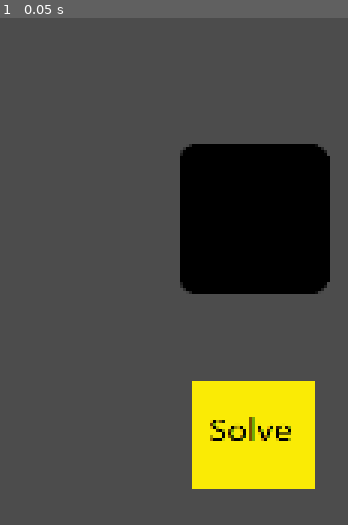
Above: before the commit, frame 1.
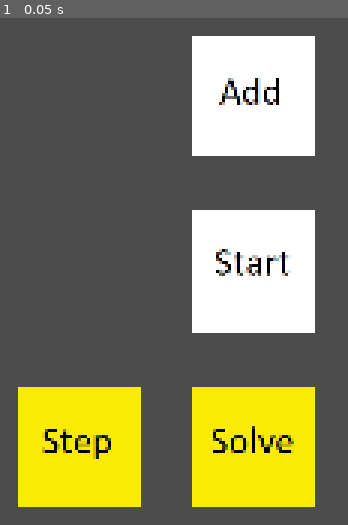
Above: after the commit, the same moment.

Repository: 8pins/Floyd-Warshall-Algorithm-by-godot
Game: Godot game, scene res://World.tscn
The game is run twice, just before and just after one commit, with the same random seed, the same clock (stepped at 60 frames per second) and the same inputs. The engine's default icon, where the game draws it, is replaced by a stand-in: a white triangle on a blue panel in a dark square.
Inputs:
- Up to frame 1 (0.05 s): no input

The runs differ from the first frame. In frame 1, 34% of the frame differs, in the area x 5-95%, y 3-97%.

Commit message:
add algorithm

Diff:
--- a/Floyd-Warshall/World.gd
+++ b/Floyd-Warshall/World.gd
@@ -4,6 +4,7 @@
 var graph_node = preload("res://NodeGraph.tscn")
 var current_nodeId = 0
 var MatrixPath = []
+var step_count = 0
 
 func _on_add_button_released():
 	var node = graph_node.instance()
@@ -16,12 +17,27 @@
 	get_node("graph_group").add_child(node)
 	pass # Replace with function body.
 
+func _on_start_button_released():
 
-func _on_start_button_released():
+#	thuc hien thuat toan
+	for step in range (MatrixPath.size()):
+		step_solve(step)
+	showMatrix()
+	return MatrixPath
+	pass # Replace with function body.
+
+func _on_step_buttom_released():
+	step_count +=1
+	step_solve(step_count)
+	if (step_count > MatrixPath.size()):
+		print("Stop")
+	pass # Replace with function body.
+
+func _on_start_released():
 	MatrixPath = create_2d_array($graph_group.get_child_count(), $graph_group.get_child_count())
-	var sizeMat = $graph_group.get_child_count()
-	for i in range(sizeMat):
-		for j in range(sizeMat):
+#	var sizeMat = $graph_group.get_child_count()
+	for i in range(MatrixPath.size()):
+		for j in range(MatrixPath.size()):
 			if i == j:
 				MatrixPath[i][j] = 0
 			else:
@@ -47,3 +63,12 @@
 func showMatrix():
 	for row in MatrixPath:
 		print(row)
+
+func step_solve(step):
+	for i in range (MatrixPath.size()):
+		for j in range (MatrixPath.size()):
+			if (MatrixPath[i][j] > MatrixPath[i][step] + MatrixPath[step][j]):
+				MatrixPath[i][j] = MatrixPath[i][step] + MatrixPath[step][j]
+	return MatrixPath
+#	dung chuong trinh khi step_count lon
+	pass
--- a/Floyd-Warshall/World.tscn
+++ b/Floyd-Warshall/World.tscn
@@ -1,32 +1,57 @@
-[gd_scene load_steps=5 format=2]
+[gd_scene load_steps=9 format=2]
 
-[ext_resource path="res://icon.png" type="Texture" id=1]
+[ext_resource path="res://assets/Add.png" type="Texture" id=1]
 [ext_resource path="res://World.gd" type="Script" id=2]
 [ext_resource path="res://assets/Solve.png" type="Texture" id=3]
+[ext_resource path="res://assets/Start.png" type="Texture" id=4]
+[ext_resource path="res://assets/Step.png" type="Texture" id=5]
+
+[sub_resource type="AnimatedTexture" id=2]
 
 [sub_resource type="AnimatedTexture" id=1]
+
+[sub_resource type="AnimatedTexture" id=3]
 
 [node name="World" type="Node2D"]
 script = ExtResource( 2 )
 
 [node name="add_button" type="TouchScreenButton" parent="."]
-modulate = Color( 0, 0, 0, 1 )
-position = Vector2( 933.936, 421.887 )
+position = Vector2( 940, 375 )
+scale = Vector2( 0.35, 0.35 )
 normal = ExtResource( 1 )
-pressed = ExtResource( 1 )
+pressed = SubResource( 2 )
 
 [node name="graph_group" type="Node2D" parent="."]
 
 [node name="solve_button" type="TouchScreenButton" parent="."]
 modulate = Color( 0.984314, 0.92549, 0.0235294, 1 )
 light_mask = 0
-position = Vector2( 939.547, 522.824 )
-scale = Vector2( 0.346762, 0.311264 )
+position = Vector2( 940, 525 )
+scale = Vector2( 0.35, 0.35 )
 normal = ExtResource( 3 )
 pressed = SubResource( 1 )
 __meta__ = {
 "_editor_description_": ""
 }
 
+[node name="step_buttom" type="TouchScreenButton" parent="."]
+modulate = Color( 0.984314, 0.92549, 0.0235294, 1 )
+light_mask = 0
+position = Vector2( 865, 525 )
+scale = Vector2( 0.35, 0.35 )
+normal = ExtResource( 5 )
+pressed = SubResource( 1 )
+__meta__ = {
+"_editor_description_": ""
+}
+
+[node name="start" type="TouchScreenButton" parent="."]
+position = Vector2( 940, 450 )
+scale = Vector2( 0.35, 0.35 )
+normal = ExtResource( 4 )
+pressed = SubResource( 3 )
+
 [connection signal="released" from="add_button" to="." method="_on_add_button_released"]
 [connection signal="released" from="solve_button" to="." method="_on_start_button_released"]
+[connection signal="released" from="step_buttom" to="." method="_on_step_buttom_released"]
+[connection signal="released" from="start" to="." method="_on_start_released"]
Binary file added: Floyd-Warshall/assets/Add.png
Not shown, added: Floyd-Warshall/assets/Add.png.import
Binary file added: Floyd-Warshall/assets/Start.png
Binary file added: Floyd-Warshall/assets/Step.png
Not shown, added: Floyd-Warshall/assets/Step.png.import
